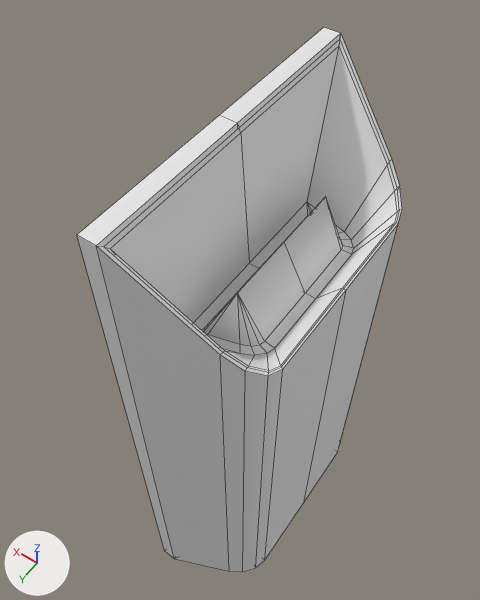
Renders of the FBX model Assets/radial-sabre.fbx from each side of a commit.
The view is the same before and after, from a 50 mm camera at (-0.0125, 0.0208, 0.0393) aimed at (0.0039, -0.0021, 0.0033). The lights are fixed; the arrows at lower left show +X, +Y and +Z. Mesh edges are drawn as thin lines. Objects named as collision shapes, trigger or cutter boxes, shadow casters or lower levels of detail are left out. Where no turn or scale is listed for an object, it has been applied to the vertices.

In view in the first picture: 'radial-sabre'.
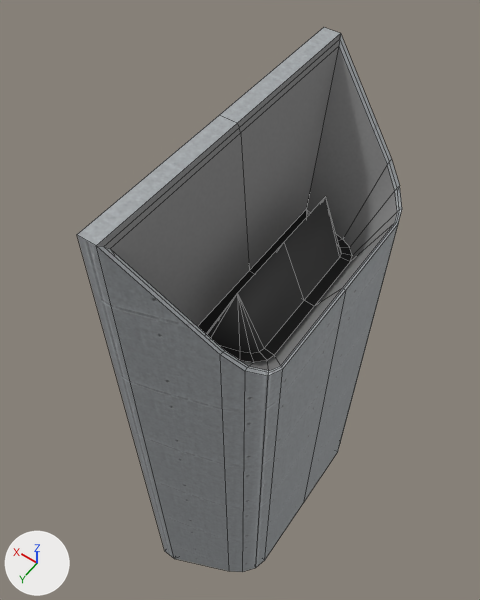
Diff of the bpy script that builds the scene:
```diff
--- a/Assets/radial-sabre.fbx.py
+++ b/Assets/radial-sabre.fbx.py
@@ img_radial_sabre_png @@
+img_radial_sabre_png = load_image('radial-sabre.png', 'Textures/radial-sabre.png', 512, 512, 'sRGB')
@@ mat_none__radial_sabre_png @@
+mat_none__radial_sabre_png = principled_material('None__radial-sabre_png')
+mat_none__radial_sabre_png.texture = img_radial_sabre_png  # with its transparency
+mat_none__radial_sabre_png.roughness = 0.649
@@ me_radial_sabre @@
 # used by ob_radial_sabre; location = (0.0, 0.0, 0.0); rotation_euler = (0.0, 0.0, 3.142), in degrees (0, 0, 180); scale = (0.01, 0.01, 0.01)
-me_radial_sabre.from_pydata(...)  # 121 vertices, 126 faces; spans x -0.36..0.44, y -0.95..0.95, z -1.98..1.99
+me_radial_sabre.from_pydata(...)  # 121 vertices, 125 faces; spans x -0.36..0.44, y -0.95..0.95, z -1.98..1.99
+# me_radial_sabre part 1
+# 28 vertices in x -0.17..0.28, y -0.62..0.62, z 1.05 move by (0.0, 0.0, -0.06)
+# me_radial_sabre part 2: 52 kept faces spanning x -0.36..0.44, y -0.95..0.95, z -1.98..1.99 get new texture (UV) coordinates
+# me_radial_sabre part 3: 125 faces spanning x -0.36..0.44, y -0.95..0.95, z -1.98..1.99 switch from mat_unnamed (white #e7e7e7) to mat_none__radial_sabre_png (picture img_radial_sabre_png)
```

Where the change shows, as pixel boxes [x1, y1, x2, y2] in the pictures (480 x 600 px; the box of a moved part takes in the faces that stretch with it):
part 1 of me_radial_sabre, moved or reshaped: [110, 46, 397, 371] in both
part 2 of me_radial_sabre, surface changed: [77, 34, 402, 572] in both
part 3 of me_radial_sabre, recoloured (white to grey): [77, 27, 341, 249] in both
